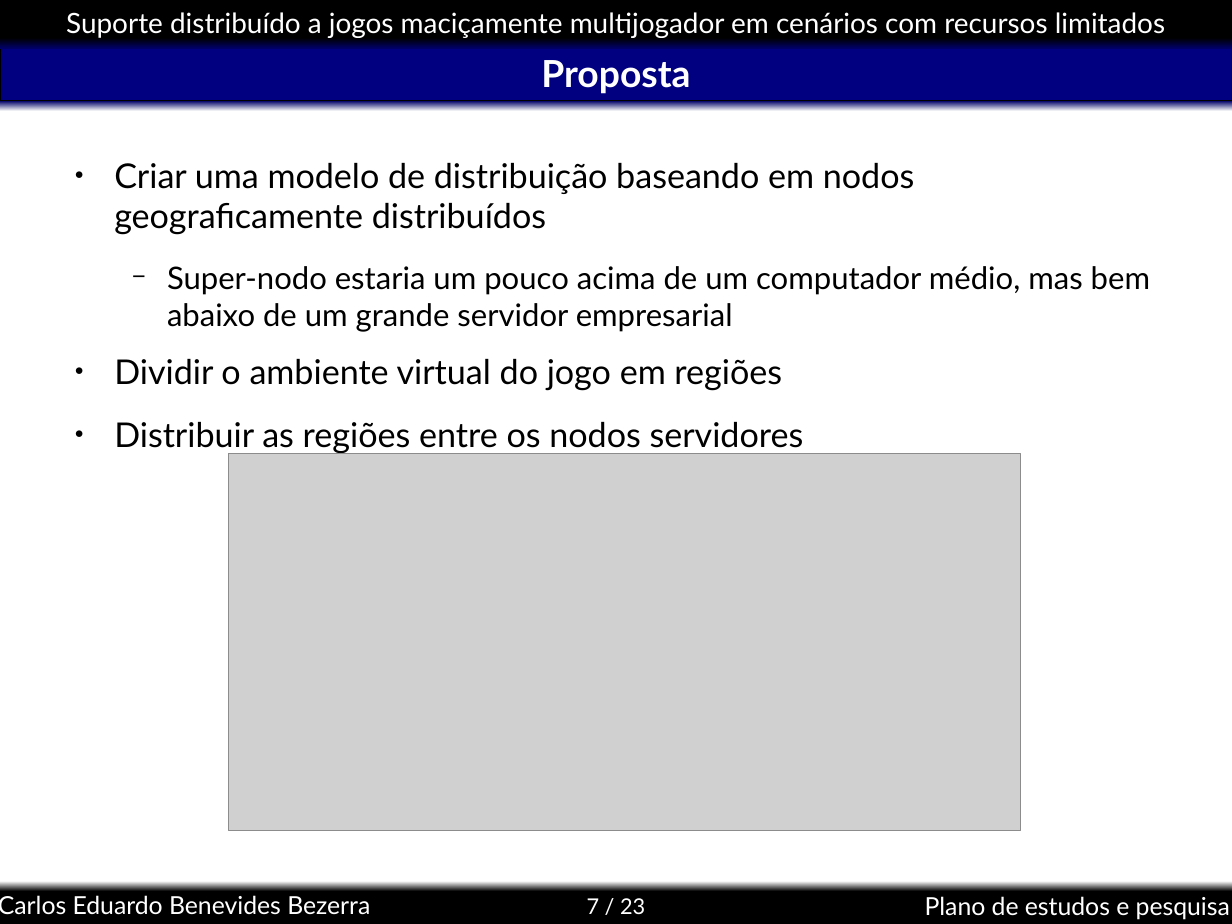
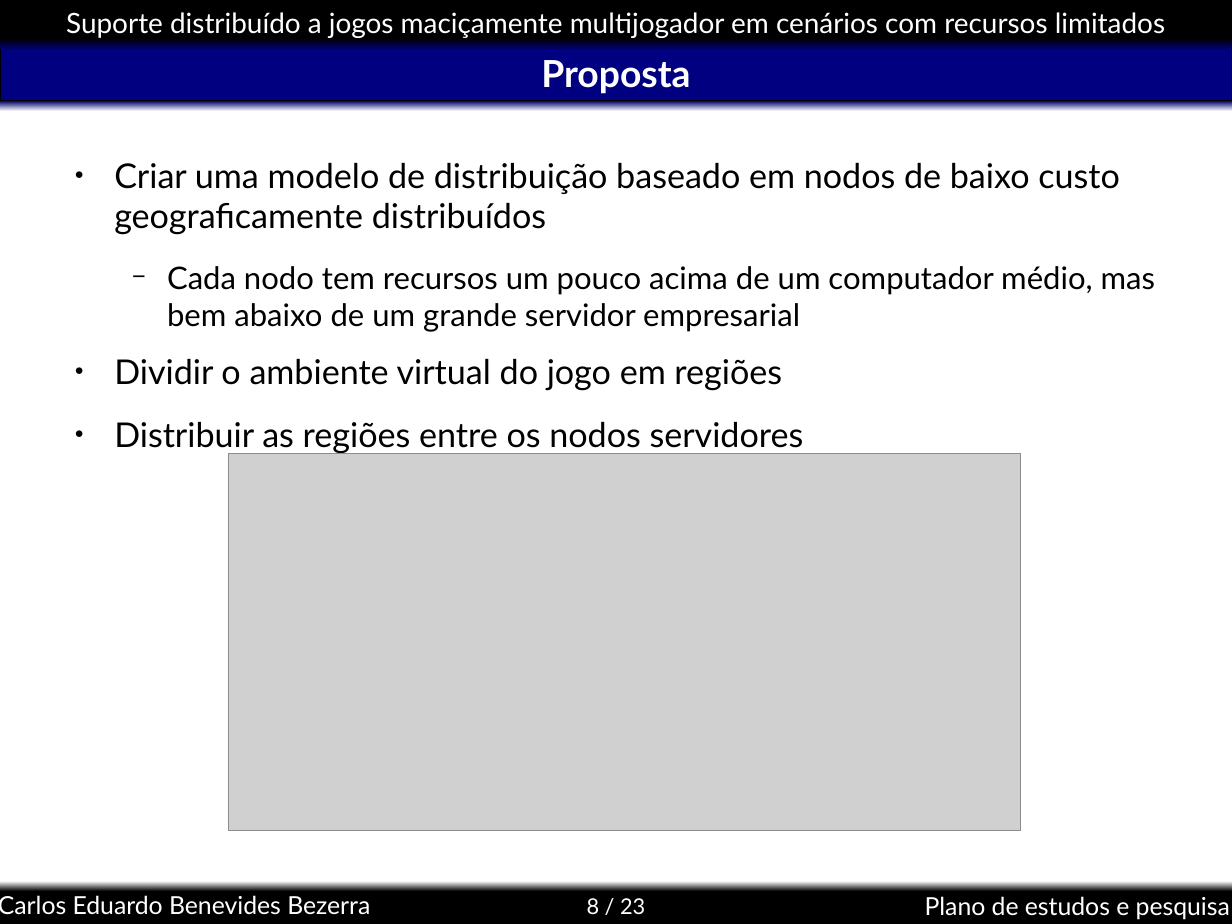
Before and after one commit to kdubezerra/kdubezerra, a slide deck: slide 8 of textos/semac/Semac_Defesa.ppt (slide 7 before the commit). Drawn at 1232x924 pixels with LibreOffice and Linux fonts; fonts in the diff are those of the drawing; grey boxes stand for pictures; background and template pictures are left out. Boxes give left, top, right and bottom in pixels: in the first picture for what was removed or moved away, otherwise in the second. Text is boxed around its words. In the diff, an @@ line names an element or a change of style, - is before the commit and + after.

```diff
--- a/textos/semac/Semac_Defesa.ppt
+++ b/textos/semac/Semac_Defesa.ppt
@@ text at [114, 163, 1155, 332]: text changed @@
-● Criar uma modelo de distribuição baseando em nodos geograficamente distribuídos
-  − Super-nodo estaria um pouco acima de um computador médio, mas bem abaixo de um grande servidor empresarial
+● Criar uma modelo de distribuição baseado em nodos de baixo custo geograficamente distribuídos
+  − Cada nodo tem recursos um pouco acima de um computador médio, mas bem abaixo de um grande servidor empresarial
@@ page number at [587, 898, 645, 914]: text changed @@
-7 / 23
+8 / 23
```
Also in this commit, not shown: 3 other slides changed, 8 slides added, 1 slide removed, 4 other files.
